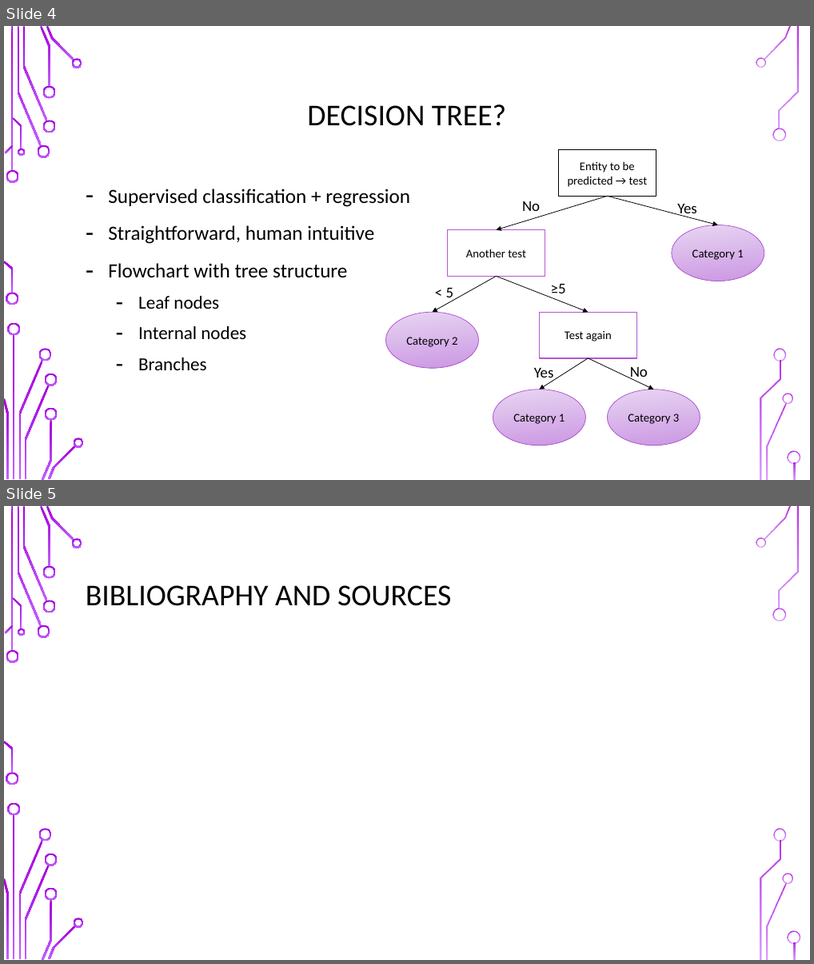
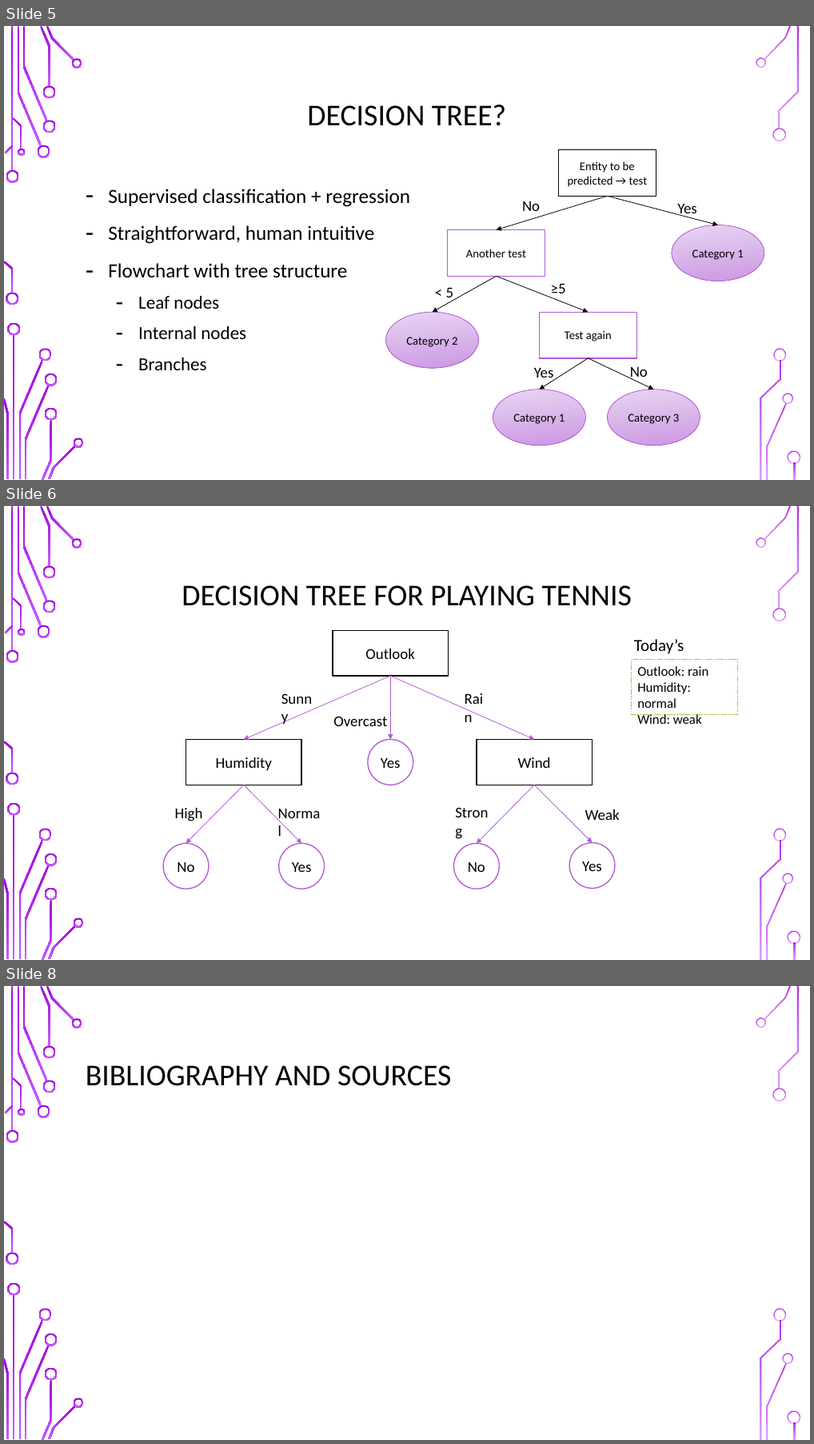
Before and after one commit to UOMDSS/workshops-2021-2022, a slide deck: semester-2-2021-2022/week-6-decision-tree/Decision_Tree.pptx. Shown one above the other, each under a label of ours: slides 4 and 5 before the commit, slides 5, 6 and 8 after it; the slides between them are not shown. The pictures are 814x964 and 814x1444 pixels, drawn with LibreOffice and Linux fonts; fonts in the diff are those of the drawing; background and template pictures are left out. Boxes give left, top, right and bottom in pixels: in the first picture for what was removed or moved away, otherwise in the second. Text is boxed around its words. In the diff, an @@ line names an element or a change of style, - is before the commit and + after.

Commit message:
Finish first part of the decision tree powerpoint

```diff
--- a/semester-2-2021-2022/week-6-decision-tree/Decision_Tree.pptx
+++ b/semester-2-2021-2022/week-6-decision-tree/Decision_Tree.pptx
@@ slide 6 added at (4, 506, 810, 960), background picture (left out); not listed: 36 template elements that a slide beside it also shows @@
@@ title added at (182, 585, 632, 606), 36 pt, text #000000 @@
+DECISION TREE FOR PLAYING TENNIS
@@ rectangle added at (333, 630, 449, 676), fill #FFFFFF, outline #000000 1.25 pt, 18 pt, text #000000 @@
+Outlook
@@ text added at (634, 639, 696, 676), 20 pt, text #000000 @@
+Today’s weather:
@@ rectangle added at (632, 660, 738, 715), fill #FFFFFF, outline #9ACD4C 0.75 pt dashed, 16 pt, text #000000 @@
+Outlook: rain
+Humidity: normal
+Wind: weak
@@ text added at (688, 666, 709, 676), 18 pt, text #000000 @@
+Rain
@@ arrow added from (390, 676) to (244, 740), #B258D3 0.75 pt @@
@@ text added at (276, 686, 323, 710), 18 pt, text #000000 @@
+Sunny
@@ arrow added from (390, 676) to (534, 740), #B258D3 0.75 pt @@
@@ arrow added from (390, 676) to (390, 740), #B258D3 0.75 pt @@
@@ text added at (334, 716, 387, 726), 18 pt, text #000000 @@
+Overcast
@@ rectangle added at (186, 740, 302, 785), fill #FFFFFF, outline #000000 1.25 pt, 18 pt, text #000000 @@
+Humidity
@@ ellipse added at (368, 740, 414, 785), fill #FFFFFF, outline #B258D3 1.25 pt, 18 pt, text #000000 @@
+Yes
@@ rectangle added at (477, 740, 593, 785), fill #FFFFFF, outline #000000 1.25 pt, 18 pt, text #000000 @@
+Wind
@@ arrow added from (244, 785) to (186, 843), #B258D3 0.75 pt @@
@@ arrow added from (244, 785) to (302, 843), #B258D3 0.75 pt @@
@@ arrow added from (534, 785) to (477, 843), #B258D3 0.75 pt @@
@@ arrow added from (534, 785) to (593, 842), #B258D3 0.75 pt @@
@@ text added at (175, 808, 203, 821), 18 pt, text #000000 @@
+High
@@ text added at (272, 800, 330, 824), 18 pt, text #000000 @@
+Normal
@@ text added at (450, 800, 502, 824), 18 pt, text #000000 @@
+Strong
@@ text added at (586, 809, 620, 820), 18 pt, text #000000 @@
+Weak
@@ ellipse added at (163, 843, 209, 888), fill #FFFFFF, outline #B258D3 1.25 pt, 18 pt, text #000000 @@
+No
@@ ellipse added at (279, 843, 325, 888), fill #FFFFFF, outline #B258D3 1.25 pt, 18 pt, text #000000 @@
+Yes
@@ ellipse added at (454, 843, 499, 888), fill #FFFFFF, outline #B258D3 1.25 pt, 18 pt, text #000000 @@
+No
@@ ellipse added at (570, 842, 615, 888), fill #FFFFFF, outline #B258D3 1.25 pt, 18 pt, text #000000 @@
+Yes
@@ what was slide 4 is now slide 5 @@
@@ what was slide 5 is now slide 8 @@
```
Also in this commit, not shown: 2 other slides added.
